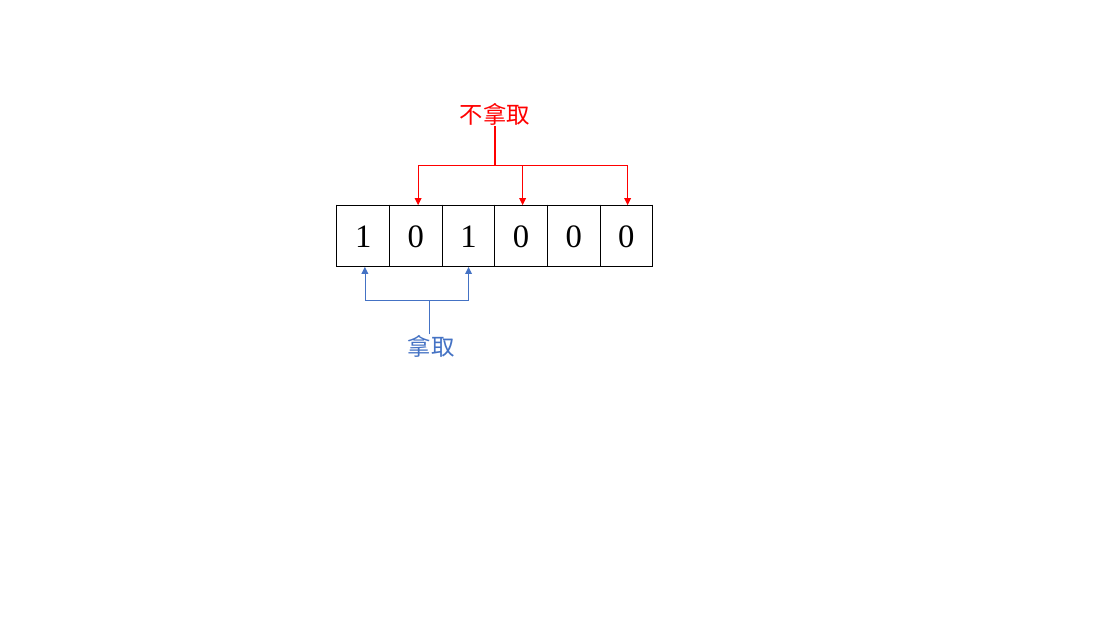
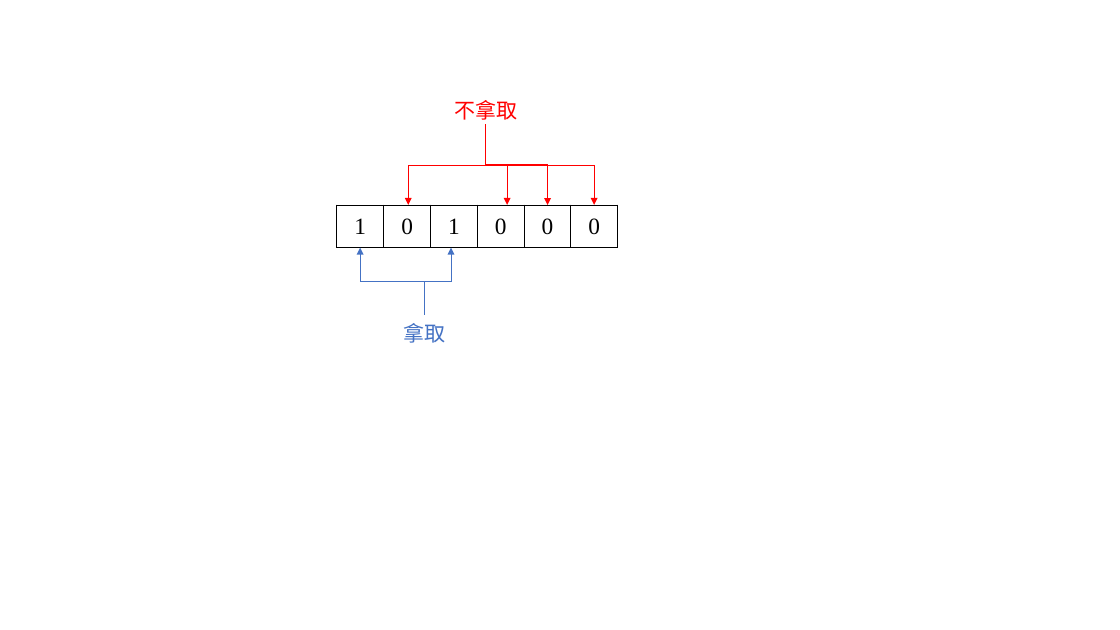
Before and after one commit to andy6804tw/Alogrithm, a slide deck: slide 1 of Genetic/assignment/Presentation.pptx. Drawn at 1120x630 pixels with LibreOffice and Linux fonts; fonts in the diff are those of the drawing. Boxes give left, top, right and bottom in pixels: in the first picture for what was removed or moved away, otherwise in the second. Text is boxed around its words. In the diff, an @@ line names an element or a change of style, - is before the commit and + after.

```diff
--- a/Genetic/assignment/Presentation.pptx
+++ b/Genetic/assignment/Presentation.pptx
@@ text "不拿取" at [455,100,518,120]: size 20 to 18 pt @@
@@ elbow arrow moved from (418, 205) - (495, 126) to (408, 205) - (485, 126) @@
@@ elbow arrow moved from (523, 205) - (495, 126) to (507, 205) - (485, 126) @@
@@ elbow arrow moved from (628, 205) - (496, 126) to (548, 205) - (485, 124) @@
@@ elbow arrow added from (485, 126) to (594, 205), #FF0000 0.5 pt @@
@@ table at [337,205,619,248] @@
@@ size 28 to 20 pt @@
@@ table: place and size @@
-table at [337,205,655,267]
+table at [337,205,619,248]
@@ elbow arrow moved from (429, 334) - (365, 267) to (424, 315) - (360, 248) @@
@@ elbow arrow moved from (429, 334) - (469, 267) to (424, 315) - (451, 248) @@
@@ text "拿取" at [404,323,446,343]: size 20 to 18 pt @@
@@ text "拿取": place and size @@
-text "拿取" at [408,331,455,357]
+text "拿取" at [404,323,446,343]
```
Also in this commit, not shown: 1 slide added, 3 other files.
